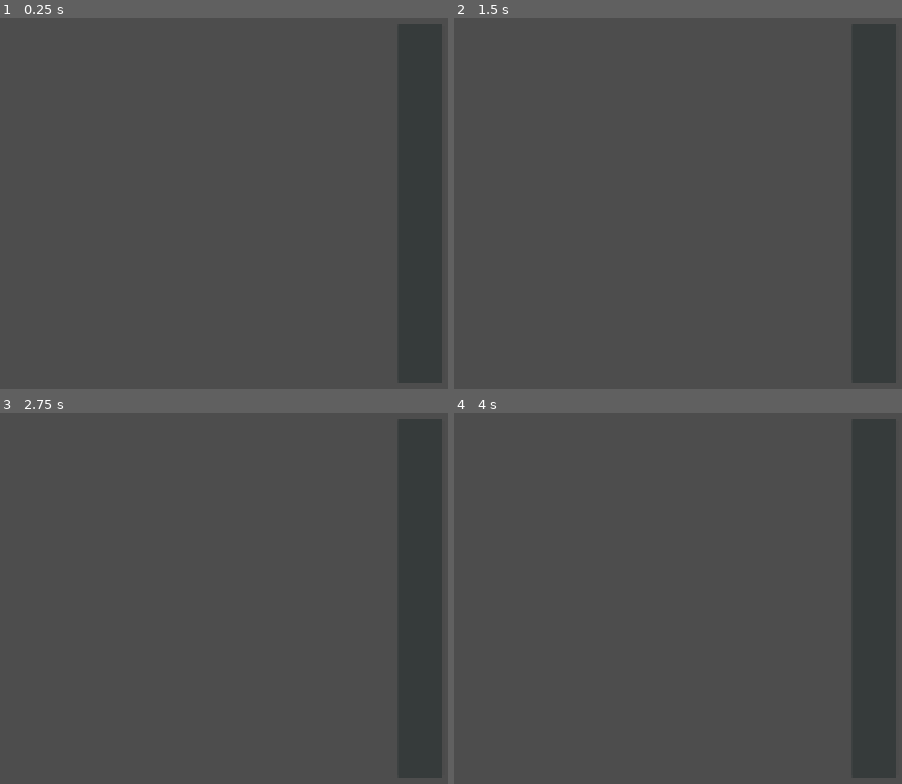
Above: before the commit, frames 1-4 (two rows, left to right).
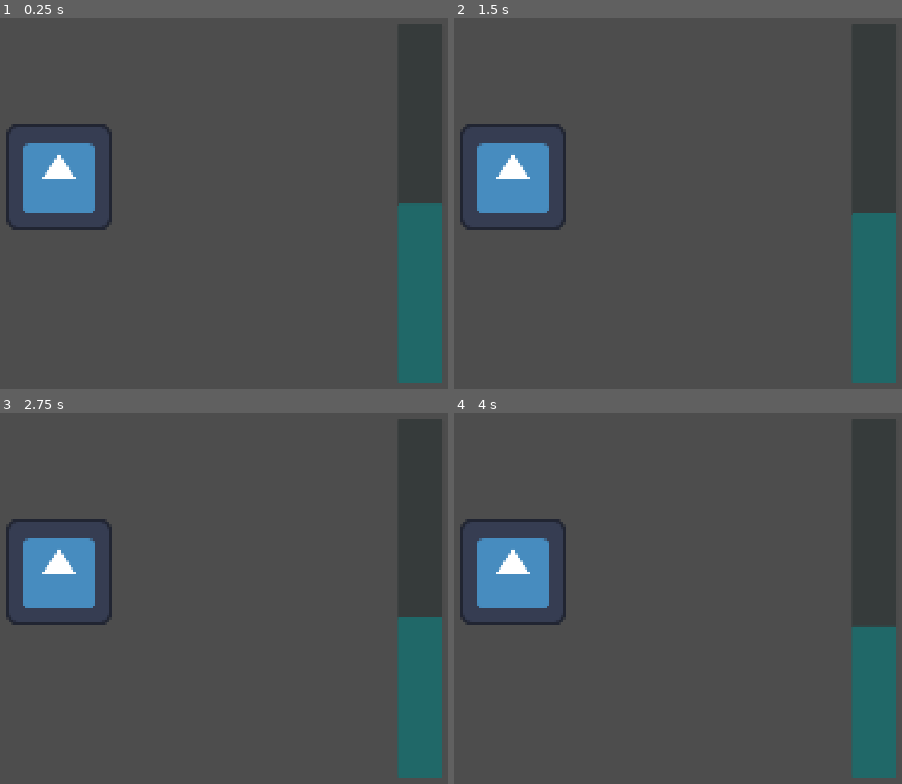
Above: after the commit, the same moments.

Repository: Kuulimagnaat/mangujamm2026
Game: Godot game, scene res://main.tscn
Same seed, same stepped clock (60 frames per second), same inputs: the game is played once before the commit and once after it. The engine's default icon, where the game draws it, is replaced by a stand-in: a white triangle on a blue panel in a dark square.
Inputs (mouse positions are in pixels of both pictures, inside the frame that each line leads up to):
- Up to frame 1 (0.25 s): no input
- Up to frame 2 (1.5 s): tap Enter at 0.5 s; move the mouse to (686, 155) at 0.52 s; press the mouse at (686, 155) at 0.53 s; tap Space at 1.25 s; move the mouse to (outside the picture) at 1.27 s; release the mouse at (outside the picture) at 1.28 s; click (outside the picture) at 1.35 s
- Up to frame 3 (2.75 s): tap Enter at 2 s; move the mouse to (138, 472) at 2.02 s; press the mouse at (138, 472) at 2.03 s
- Up to frame 4 (4 s): tap Space at 2.75 s; move the mouse to (471, 661) at 2.77 s; release the mouse at (471, 661) at 2.78 s; click (471, 661) at 2.85 s; move the mouse to (754, 639) at 3.52 s; press the mouse at (754, 639) at 3.53 s

The runs differ from the first frame. In frame 1, 8.6% of the frame differs, in the area x 1-99%, y 28-99%; in frame 2, 8.4%; in frame 3, 8.1%; in frame 4, 7.9%.
Error before the commit: Parse Error: Expected indented block after function declaration. (res://Main.gd:18)

Commit message:
Lohistatav asi

Diff:
--- a/proj/Main.gd
+++ b/proj/Main.gd
@@ -3,7 +3,8 @@
 var mõõt
 var timer
 var kummitab = true
-
+var valikustseen
+var valik
 # Called when the node enters the scene tree for the first time.
 func _ready() -> void:
 	mõõt = $"Ghost-o-meter"
@@ -16,3 +17,6 @@
 		Global.rahulolu -= 2*delta
 		mõõt.value = Global.rahulolu
 func esita_valik():
+	valikustseen = preload("res://lohistatav_valik.tscn")
+	valik = valikustseen.instantiate()
+	add_child(valik)
--- a/proj/lohistatav_valik.gd
+++ b/proj/lohistatav_valik.gd
@@ -5,6 +5,7 @@
 # Called when the node enters the scene tree for the first time.
 func _ready() -> void:
 	$Area2D.mouse_entered.connect(hiirekontroll)
+	$Area2D.mouse_exited.connect(hiirekontroll)
 
 func hiirekontroll():
 	if hiir_valikul == true:
@@ -17,3 +18,5 @@
 		lohistab = true
 	else:
 		lohistab = false
+	if lohistab == true:
+		self.position = get_global_mouse_position()
